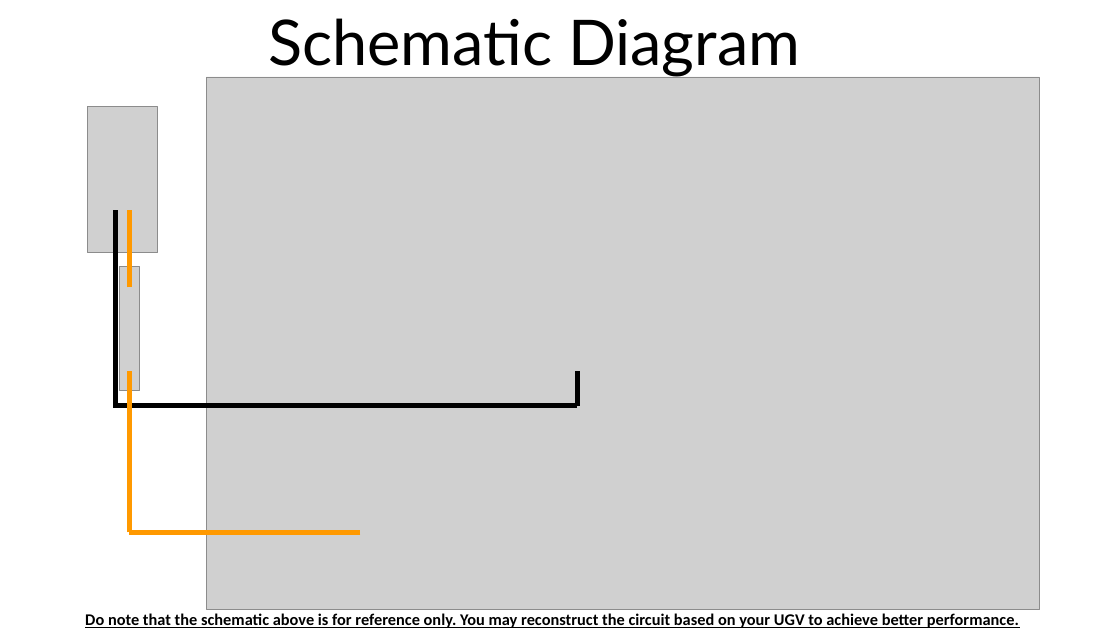
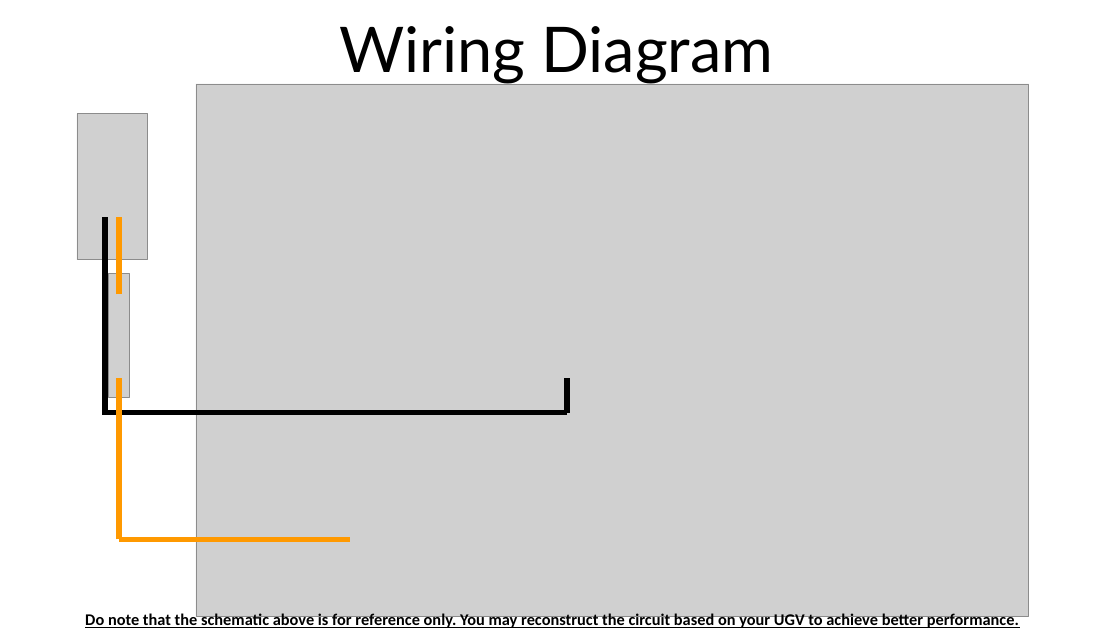
Before and after one commit to ChuaKengPeng/DIP2017, a slide deck: slide 10 of DIP_Phase_1_Lab_Manuals/DIP Lab Manual for Phase 1.pptx (slide 11 before the commit). Drawn at 1120x630 pixels with LibreOffice and Linux fonts; fonts in the diff are those of the drawing; grey boxes stand for pictures. Boxes give left, top, right and bottom in pixels: in the first picture for what was removed or moved away, otherwise in the second. Text is boxed around its words. In the diff, an @@ line names an element or a change of style, - is before the commit and + after.

```diff
--- a/DIP_Phase_1_Lab_Manuals/DIP Lab Manual for Phase 1.pptx
+++ b/DIP_Phase_1_Lab_Manuals/DIP Lab Manual for Phase 1.pptx
@@ text at bbox=[339, 26, 774, 85]: text changed @@
-Schematic Diagram
+Wiring Diagram
@@ 4 lines, 3 pictures: place and size @@
-4 lines, 3 pictures at bbox=[87, 77, 1040, 610]
+4 lines, 3 pictures at bbox=[77, 84, 1029, 617]
@@ line moved from (129, 533) - (129, 371) to (119, 539) - (119, 379) @@
@@ line moved from (578, 371) - (578, 407) to (567, 379) - (567, 413) @@
```
Also in this commit, not shown: 11 other slides changed, 2 slides removed, 2 other files.
